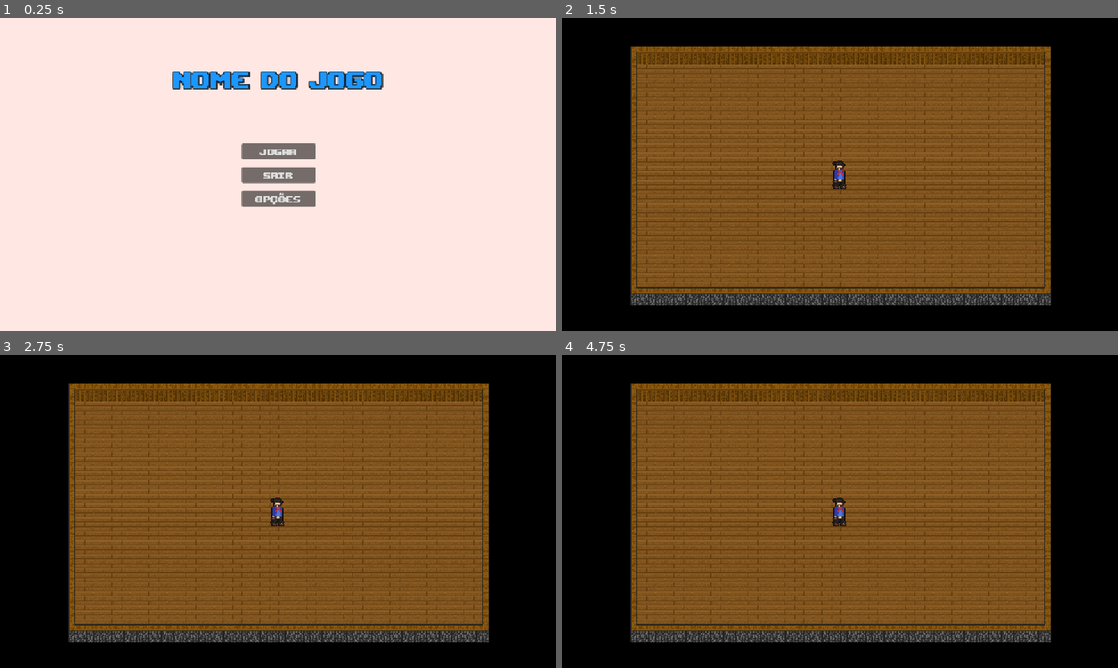
Above: before the commit, frames 1-4 (two rows, left to right).
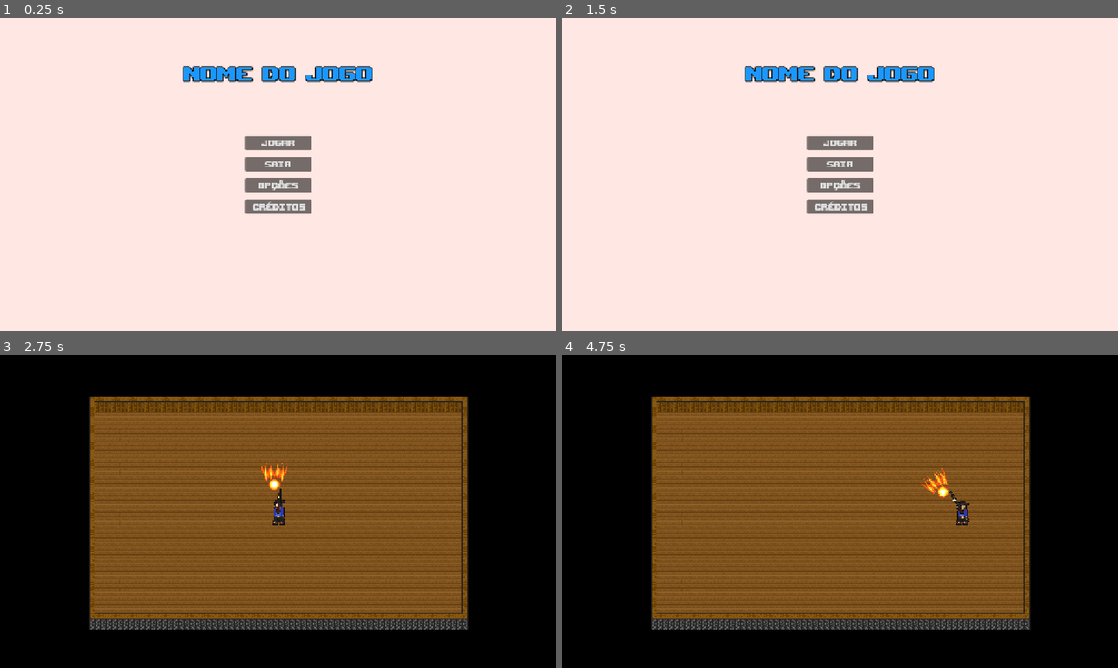
Above: after the commit, the same moments.

Repository: lighteditacoes/Jogo_projetoRS
Game: Godot game, scene res://cenas/tela_inicial.tscn
Same seed, same stepped clock (60 frames per second), same inputs: the game is played once before the commit and once after it.
Inputs (mouse positions are in pixels of both pictures, inside the frame that each line leads up to):
- Up to frame 1 (0.25 s): no input
- Up to frame 2 (1.5 s): click (840, 205) at 0.5 s, where only the run after the commit has a clickable "CRÉDITOS"; click "JOGAR" (after the commit: "X") at 1.25 s
- Up to frame 3 (2.75 s): click (278, 480) at 2 s, where only the run after the commit has a clickable "JOGAR"
- Up to frame 4 (4.75 s): tap Enter at 2.75 s; move the mouse to (962, 495) at 2.77 s; hold D (andar_direita) 2.78-3.5 s; click (962, 495) at 2.85 s; drag from (728, 527) to (812, 574) at 3.52 s; move the mouse to (895, 442) at 4.27 s; hold D (andar_direita) from 4.28 s (still down); tap C at 4.35 s; click (895, 442) at 4.55 s

The runs differ from the first frame. In frame 1, 4.5% of the frame differs, in the area x 31-69%, y 15-63%; in frame 2, 100%, in the area x 0-100%, y 0-100%; in frame 3, 23%; in frame 4, 23%.
Error before the commit: Parse Error: Preload file "res://gun.tscn" does not exist. (res://character.gd:5)

Commit message:
Mudanças Val 18/07
Tiro "provisório"
Tela de créditos

Diff:
--- a/bullets.gd
+++ /dev/null
@@ -1,8 +0,0 @@
-extends CharacterBody2D
-
-var dir = Vector2.ZERO
-var speed = 2000
-
-func _physics_process(delta):
-	velocity = dir * speed
-	move_and_slide()
--- a/cenas/bullet.tscn
+++ b/cenas/bullet.tscn
@@ -1,19 +1,14 @@
-[gd_scene load_steps=4 format=3 uid="uid://d14xlc8d8qfo6"]
-
-[ext_resource type="Script" uid="uid://bsud2tosqqd6j" path="res://bullets.gd" id="1_v8qja"]
-[ext_resource type="Texture2D" uid="uid://7gwckfoif7nd" path="res://sr5zb8993b3634aws3.png" id="2_t4vbm"]
+[gd_scene load_steps=2 format=3 uid="uid://d14xlc8d8qfo6"]
 
 [sub_resource type="RectangleShape2D" id="RectangleShape2D_2b2rl"]
 size = Vector2(5250, 1500)
 
 [node name="CharacterBody2D" type="CharacterBody2D"]
 scale = Vector2(0.02, 0.02)
-script = ExtResource("1_v8qja")
 
 [node name="Sprite2D" type="Sprite2D" parent="."]
 rotation = 1.5708
 scale = Vector2(0.5, 0.5)
-texture = ExtResource("2_t4vbm")
 
 [node name="CollisionShape2D" type="CollisionShape2D" parent="."]
 position = Vector2(37.5, 1.49012e-06)
--- /dev/null
+++ b/cenas/creditos.gd
@@ -0,0 +1,6 @@
+extends Control
+
+
+
+func _on_button_pressed() -> void:
+	get_tree().change_scene_to_file("res://cenas/tela_inicial.tscn") # Replace with function body.
--- /dev/null
+++ b/cenas/creditos.tscn
@@ -0,0 +1,156 @@
+[gd_scene load_steps=4 format=3 uid="uid://fc0r2gajpja8"]
+
+[ext_resource type="FontFile" uid="uid://dpqkkpxwxwpbu" path="res://upheavtt.ttf" id="1_dmlrq"]
+[ext_resource type="Texture2D" uid="uid://bjgssx7h7gh05" path="res://fundo_créditos.jpg" id="1_f7osg"]
+[ext_resource type="Script" uid="uid://beujjptxviahn" path="res://cenas/creditos.gd" id="1_rdysq"]
+
+[node name="Control" type="Control"]
+layout_mode = 3
+anchor_right = 1.0
+anchor_bottom = 1.0
+offset_right = 1.0
+offset_bottom = 2.0
+grow_horizontal = 2
+grow_vertical = 2
+script = ExtResource("1_rdysq")
+
+[node name="TextureRect" type="TextureRect" parent="."]
+layout_mode = 1
+anchors_preset = 15
+anchor_right = 1.0
+anchor_bottom = 1.0
+offset_top = -151.0
+offset_bottom = 151.0
+grow_horizontal = 2
+grow_vertical = 2
+texture = ExtResource("1_f7osg")
+
+[node name="título" type="Label" parent="."]
+modulate = Color(0.239216, 0.168627, 0.121569, 1)
+layout_mode = 1
+anchors_preset = 5
+anchor_left = 0.5
+anchor_right = 0.5
+offset_left = -115.5
+offset_top = 44.0
+offset_right = 25.5
+offset_bottom = 72.0
+grow_horizontal = 2
+scale = Vector2(1.7748, 2.2)
+theme_override_fonts/font = ExtResource("1_dmlrq")
+theme_override_font_sizes/font_size = 30
+text = "CRÉDITOS"
+
+[node name="programadores" type="Label" parent="."]
+modulate = Color(0.239216, 0.168627, 0.121569, 1)
+layout_mode = 0
+offset_left = 7.0
+offset_top = 179.0
+offset_right = 210.0
+offset_bottom = 202.0
+scale = Vector2(1.32, 1.49562)
+theme_override_fonts/font = ExtResource("1_dmlrq")
+theme_override_font_sizes/font_size = 25
+text = "PROGRAMADORES :"
+
+[node name="Label" type="Label" parent="programadores"]
+layout_mode = 0
+offset_left = 7.96676
+offset_top = 30.0878
+offset_right = 260.967
+offset_bottom = 54.0878
+scale = Vector2(1.20213, 1)
+theme_override_font_sizes/font_size = 17
+text = "-Ruan Lucas dos Santos Freitas"
+
+[node name="Label2" type="Label" parent="programadores"]
+layout_mode = 0
+offset_left = 7.57576
+offset_top = 55.4953
+offset_right = 271.576
+offset_bottom = 79.4953
+scale = Vector2(1.16487, 1)
+theme_override_font_sizes/font_size = 17
+text = "-Valdenicio Souza da Silva Junior"
+
+[node name="DESIGNS" type="Label" parent="."]
+modulate = Color(0.239216, 0.168627, 0.121569, 1)
+layout_mode = 0
+offset_left = 7.0
+offset_top = 324.0
+offset_right = 116.0
+offset_bottom = 347.0
+scale = Vector2(1.56, 1.36)
+theme_override_fonts/font = ExtResource("1_dmlrq")
+theme_override_font_sizes/font_size = 25
+text = "DESIGNS VISUAL :"
+
+[node name="Label" type="Label" parent="DESIGNS"]
+layout_mode = 0
+offset_left = 7.05128
+offset_top = 30.1471
+offset_right = 297.051
+offset_bottom = 54.1471
+scale = Vector2(0.88609, 1.14655)
+theme_override_font_sizes/font_size = 17
+text = "-Jorge Santos do Nascimento Junior"
+
+[node name="Label2" type="Label" parent="DESIGNS"]
+layout_mode = 0
+offset_left = 7.69231
+offset_top = 58.8235
+offset_right = 210.692
+offset_bottom = 82.8235
+scale = Vector2(1.02554, 1.03801)
+theme_override_font_sizes/font_size = 17
+text = "-Gabriel de Souza Santos"
+
+[node name="audio" type="Label" parent="."]
+modulate = Color(0.239216, 0.168627, 0.121569, 1)
+offset_left = 5.0
+offset_top = 455.0
+offset_right = 218.0
+offset_bottom = 478.0
+scale = Vector2(1.32, 1.49562)
+theme_override_fonts/font = ExtResource("1_dmlrq")
+theme_override_font_sizes/font_size = 25
+text = "DESIGNS DE SOM :"
+
+[node name="Label" type="Label" parent="audio"]
+layout_mode = 0
+offset_left = 7.96676
+offset_top = 30.0878
+offset_right = 245.967
+offset_bottom = 54.0878
+scale = Vector2(1.20213, 1)
+theme_override_font_sizes/font_size = 17
+text = "-Vanderson Costa Macêdo"
+
+[node name="Label2" type="Label" parent="audio"]
+layout_mode = 0
+offset_left = 7.57576
+offset_top = 55.4953
+offset_right = 256.576
+offset_bottom = 79.4953
+scale = Vector2(1.16487, 1)
+theme_override_font_sizes/font_size = 17
+text = "-Luiz Felipe"
+
+[node name="Button" type="Button" parent="."]
+modulate = Color(0.729412, 0.141176, 0.0431373, 1)
+layout_mode = 1
+anchors_preset = 1
+anchor_left = 1.0
+anchor_right = 1.0
+offset_left = -133.0
+offset_top = 9.0
+offset_right = -102.0
+offset_bottom = 40.0
+grow_horizontal = 0
+scale = Vector2(4, 4)
+theme_override_fonts/font = ExtResource("1_dmlrq")
+theme_override_font_sizes/font_size = 24
+text = "X"
+flat = true
+
+[connection signal="pressed" from="Button" to="." method="_on_button_pressed"]
--- a/cenas/gun.tscn
+++ b/cenas/gun.tscn
@@ -1,8 +1,9 @@
-[gd_scene load_steps=19 format=3 uid="uid://qh83cotcxv65"]
+[gd_scene load_steps=24 format=3 uid="uid://qh83cotcxv65"]
 
 [ext_resource type="Script" uid="uid://di0srerf81bsj" path="res://gun.gd" id="1_dk5gl"]
 [ext_resource type="Texture2D" uid="uid://cfgt4m3sequff" path="res://arma/Sprite_Arma_1.png" id="2_kw0bs"]
 [ext_resource type="Texture2D" uid="uid://ddib2bp67e58c" path="res://arma/Sprite_ArmaTiro.png" id="3_kw0bs"]
+[ext_resource type="Texture2D" uid="uid://dpr2wtfnouuc3" path="res://arma/All_Fire_Bullet_Pixel_16x16_00.png" id="4_trn7q"]
 
 [sub_resource type="AtlasTexture" id="AtlasTexture_8iju2"]
 atlas = ExtResource("2_kw0bs")
@@ -103,10 +104,10 @@
 tracks/0/interp = 1
 tracks/0/loop_wrap = true
 tracks/0/keys = {
-"times": PackedFloat32Array(0),
-"transitions": PackedFloat32Array(1),
-"update": 1,
-"values": [false]
+"times": PackedFloat32Array(1.1),
+"transitions": PackedFloat32Array(5.27803),
+"update": 1,
+"values": [true]
 }
 tracks/1/type = "value"
 tracks/1/imported = false
@@ -115,8 +116,8 @@
 tracks/1/interp = 1
 tracks/1/loop_wrap = true
 tracks/1/keys = {
-"times": PackedFloat32Array(0),
-"transitions": PackedFloat32Array(1),
+"times": PackedFloat32Array(1.13333),
+"transitions": PackedFloat32Array(9.51365),
 "update": 1,
 "values": [false]
 }
@@ -131,9 +132,9 @@
 tracks/0/loop_wrap = true
 tracks/0/keys = {
 "times": PackedFloat32Array(0, 0.1, 0.6),
-"transitions": PackedFloat32Array(1, 1, 1),
-"update": 1,
-"values": [true, false, true]
+"transitions": PackedFloat32Array(1, 0.0457526, 1),
+"update": 1,
+"values": [true, true, true]
 }
 tracks/1/type = "value"
 tracks/1/imported = false
@@ -142,10 +143,10 @@
 tracks/1/interp = 1
 tracks/1/loop_wrap = true
 tracks/1/keys = {
-"times": PackedFloat32Array(0, 0.1, 0.6),
-"transitions": PackedFloat32Array(1, 1, 1),
-"update": 1,
-"values": [false, true, false]
+"times": PackedFloat32Array(0.1, 1),
+"transitions": PackedFloat32Array(1, 4.43828),
+"update": 1,
+"values": [true, true]
 }
 
 [sub_resource type="AnimationLibrary" id="AnimationLibrary_8iju2"]
@@ -154,10 +155,51 @@
 &"shoot": SubResource("Animation_dk5gl")
 }
 
-[node name="Node2D" type="Node2D" node_paths=PackedStringArray("_animatedgun")]
+[sub_resource type="AtlasTexture" id="AtlasTexture_aujlb"]
+atlas = ExtResource("4_trn7q")
+region = Rect2(208, 350, 51, 50)
+
+[sub_resource type="AtlasTexture" id="AtlasTexture_0plcb"]
+atlas = ExtResource("4_trn7q")
+region = Rect2(312, 350, 51, 50)
+
+[sub_resource type="AtlasTexture" id="AtlasTexture_td86s"]
+atlas = ExtResource("4_trn7q")
+region = Rect2(260, 350, 51, 50)
+
+[sub_resource type="SpriteFrames" id="SpriteFrames_jxkcj"]
+animations = [{
+"frames": [],
+"loop": true,
+"name": &"new_animation",
+"speed": 5.0
+}, {
+"frames": [{
+"duration": 0.5,
+"texture": SubResource("AtlasTexture_aujlb")
+}, {
+"duration": 1.0,
+"texture": null
+}, {
+"duration": 0.5,
+"texture": SubResource("AtlasTexture_0plcb")
+}, {
+"duration": 1.0,
+"texture": null
+}, {
+"duration": 2.0,
+"texture": SubResource("AtlasTexture_td86s")
+}],
+"loop": true,
+"name": &"shoot",
+"speed": 20.0
+}]
+
+[node name="Node2D" type="Node2D" node_paths=PackedStringArray("_animatedgun", "sprite_tiro")]
 scale = Vector2(1.5, 1.5)
 script = ExtResource("1_dk5gl")
 _animatedgun = NodePath("Arma/anim_gun")
+sprite_tiro = NodePath("Arma/Area2D/AnimatedSprite2D")
 
 [node name="Arma" type="Node2D" parent="."]
 
@@ -176,4 +218,12 @@
 visible = false
 position = Vector2(-2, 2.66667)
 polygon = PackedVector2Array(12.6667, -6, 7.33333, -2.66667, 12.6667, 0.666667, 75.3333, 26.6667, 75.3333, -30)
+disabled = true
 one_way_collision_margin = 0.0
+
+[node name="AnimatedSprite2D" type="AnimatedSprite2D" parent="Arma/Area2D"]
+position = Vector2(24.6667, -2.66667)
+rotation = 3.14159
+scale = Vector2(0.7, 0.7)
+sprite_frames = SubResource("SpriteFrames_jxkcj")
+animation = &"shoot"
--- a/cenas/tela_inicial.tscn
+++ b/cenas/tela_inicial.tscn
@@ -13,6 +13,8 @@
 outline_color = Color(0, 0, 0, 1)
 shadow_size = 9
 shadow_color = Color(0.227451, 0.227451, 0.227451, 1)
+
+[sub_resource type="ViewportTexture" id="ViewportTexture_ox3ib"]
 
 [node name="Control" type="Control"]
 layout_mode = 3
@@ -73,6 +75,14 @@
 text = "OPÇÕES
 "
 
+[node name="Button4" type="Button" parent="VBoxContainer"]
+layout_mode = 2
+theme_override_fonts/font = ExtResource("1_g50o1")
+theme_override_font_sizes/font_size = 26
+text = "CRÉDITOS"
+icon = SubResource("ViewportTexture_ox3ib")
+
 [node name="AudioStreamPlayer" type="AudioStreamPlayer" parent="."]
 
 [connection signal="pressed" from="VBoxContainer/Button" to="." method="_on_button_pressed"]
+[connection signal="pressed" from="VBoxContainer/Button4" to="." method="_on_button_4_pressed"]
--- a/character.gd
+++ b/character.gd
@@ -2,7 +2,7 @@
 
 var velocidade: float = 200.0
 var direcao_movimento: Vector2 = Vector2.ZERO
-var gun_scene = preload("res://gun.tscn")
+var gun_scene = preload("res://cenas/gun.tscn")
 var gun: Node2D
 var can_move: bool = true
 
--- a/gun.gd
+++ b/gun.gd
@@ -1,14 +1,15 @@
 extends Node2D
 
-var bullet_scene = preload("res://bullet.tscn")
 var DISTANCIA_FIXA = 21.0
 var _can_attack: bool = true
 var attack_timer = null
 @onready var sprite = $Arma/AnimatedSprite2D
 @onready var sprite_perso = $CharacterBody2D/anim
+
 const perso_script = preload("res://character.gd")
 
 @export var _animatedgun: AnimationPlayer = null
+@export var sprite_tiro: AnimatedSprite2D
 
 func _ready() -> void:
 	sprite.play("default")
@@ -36,8 +37,11 @@
 
 func fire(direction: Vector2):
 	_can_attack = false
+	sprite_tiro.visible = true
 	sprite.play("shoot")
 	_animatedgun.play("shoot")
-	await get_tree().create_timer(1.2).timeout
+	sprite_tiro.play("shoot")
+	await get_tree().create_timer(0.4).timeout
 	sprite.play("default")
+	sprite_tiro.visible = false
 	_can_attack = true
--- a/jogo/main.tscn
+++ b/jogo/main.tscn
@@ -65,6 +65,7 @@
 color = Color(0, 0, 0, 1)
 
 [node name="Floor" type="TileMapLayer" parent="."]
+position = Vector2(-1, 0)
 tile_map_data = PackedByteArray("AAAMAAUAAAAAAAAAAAAMAAYAAAAAAAAAAAAMAAcAAAAAAAAAAAAMAAgAAAAAAAAAAAAMAAkAAAAAAAAAAAAMAA …(4144 unchanged characters)…
 tile_set = SubResource("TileSet_mtek3")
 
--- a/project.godot
+++ b/project.godot
@@ -17,6 +17,8 @@
 
 [display]
 
+window/size/viewport_width=1280
+window/size/viewport_height=720
 window/stretch/mode="canvas_items"
 
 [input]
@@ -30,21 +32,25 @@
 andar_cima={
 "deadzone": 0.2,
 "events": [Object(InputEventKey,"resource_local_to_scene":false,"resource_name":"","device":-1,"window_id":0,"alt_press …(192 unchanged characters)…
+, Object(InputEventKey,"resource_local_to_scene":false,"resource_name":"","device":-1,"window_id":0,"alt_pressed":false,"shift_pressed":false,"ctrl_pressed":false,"meta_pressed":false,"pressed":false,"keycode":0,"physical_keycode":4194320,"key_label":0,"unicode":0,"location":0,"echo":false,"script":null)
 ]
 }
 andar_baixo={
 "deadzone": 0.2,
 "events": [Object(InputEventKey,"resource_local_to_scene":false,"resource_name":"","device":-1,"window_id":0,"alt_press …(192 unchanged characters)…
+, Object(InputEventKey,"resource_local_to_scene":false,"resource_name":"","device":-1,"window_id":0,"alt_pressed":false,"shift_pressed":false,"ctrl_pressed":false,"meta_pressed":false,"pressed":false,"keycode":0,"physical_keycode":4194322,"key_label":0,"unicode":0,"location":0,"echo":false,"script":null)
 ]
 }
 andar_direita={
 "deadzone": 0.2,
 "events": [Object(InputEventKey,"resource_local_to_scene":false,"resource_name":"","device":-1,"window_id":0,"alt_press …(192 unchanged characters)…
+, Object(InputEventKey,"resource_local_to_scene":false,"resource_name":"","device":-1,"window_id":0,"alt_pressed":false,"shift_pressed":false,"ctrl_pressed":false,"meta_pressed":false,"pressed":false,"keycode":0,"physical_keycode":4194321,"key_label":0,"unicode":0,"location":0,"echo":false,"script":null)
 ]
 }
 andar_esquerda={
 "deadzone": 0.2,
 "events": [Object(InputEventKey,"resource_local_to_scene":false,"resource_name":"","device":-1,"window_id":0,"alt_press …(191 unchanged characters)…
+, Object(InputEventKey,"resource_local_to_scene":false,"resource_name":"","device":-1,"window_id":0,"alt_pressed":false,"shift_pressed":false,"ctrl_pressed":false,"meta_pressed":false,"pressed":false,"keycode":0,"physical_keycode":4194319,"key_label":0,"unicode":0,"location":0,"echo":false,"script":null)
 ]
 }
 
--- a/tela_inicial.gd
+++ b/tela_inicial.gd
@@ -2,4 +2,8 @@
 
 
 func _on_button_pressed() -> void:
-	get_tree().change_scene_to_file("res://jogo/main.tscn") # Replace with function body.
+	get_tree().change_scene_to_file("res://jogo/main.tscn")
+
+
+func _on_button_4_pressed() -> void:
+	get_tree().change_scene_to_file("res://cenas/creditos.tscn")
Binary file added: arma/All_Fire_Bullet_Pixel_16x16_00.png
Not shown, added: arma/All_Fire_Bullet_Pixel_16x16_00.png.import
Not shown, changed: audios/No Fundo da Grota.mp3.import
Not shown, removed: bullets.gd.uid
Not shown, added: cenas/creditos.gd.uid
Not shown: 1 places in cenas/tela_inicial.tscn that only renumber resources
Binary file added: fundo_créditos.jpg
Not shown, added: fundo_créditos.jpg.import
Not shown: 1 places in jogo/main.tscn that only renumber resources
